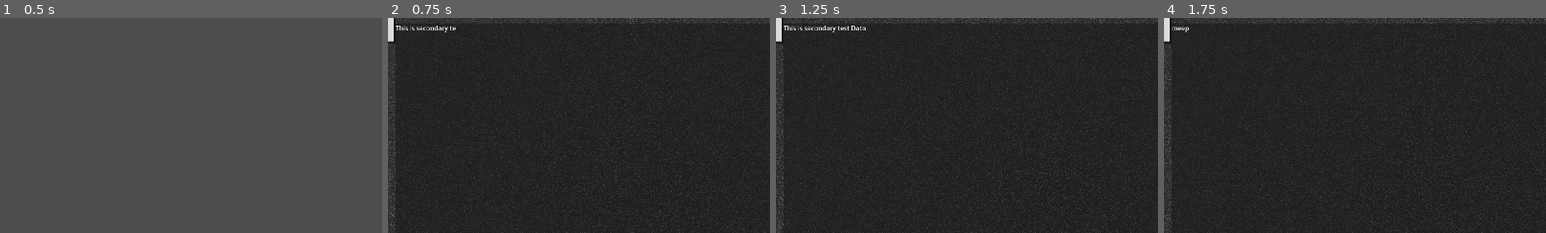
Above: before the commit, frames 1-4 (left to right).
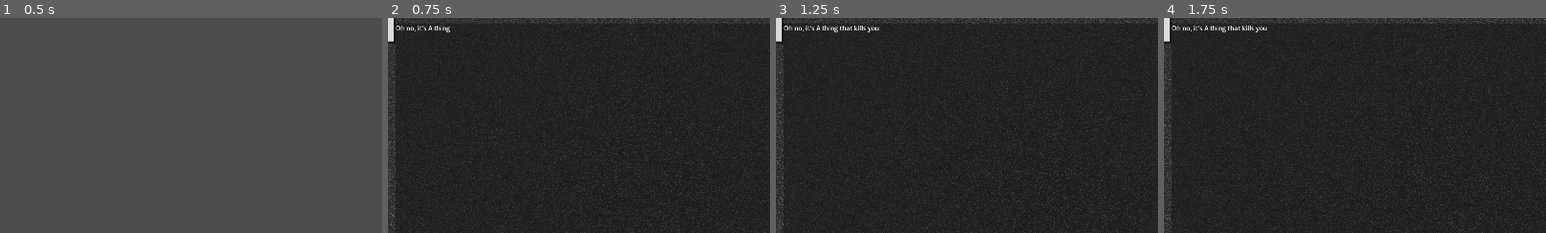
Above: after the commit, the same moments.

Repository: NepKitsuna/Project_Sp00k
Game: Godot game, scene res://Screens/Title_Scene.tscn
The game is run twice, just before and just after one commit, with the same random seed, the same clock (stepped at 60 frames per second) and the same inputs. Video files are missing from this copy of the repository; at most half a second of black plays in their place.
Inputs:
- Up to frame 1 (0.5 s): no input
- Up to frame 2 (0.75 s): click "Play" at 0.5 s
- Up to frame 3 (1.25 s): no input
- Up to frame 4 (1.75 s): click "Next" at 1.25 s
The pictures show only the part of the screen within x 15-65%, y 8-58%; the shares and areas given below are measured in that part.

Frame 1 is identical in both runs. In frame 2, 0.2% of the frame differs, in the area x 2-18%, y 3-7%; in frame 3, 0.3%; in frame 4, 0.3%, in the area x 2-27%, y 3-7%.

Commit message:
Disabled scpType. Removed faulty math for scpRoom chances.

Diff:
--- a/Scripts/GameLogic.gd
+++ b/Scripts/GameLogic.gd
@@ -34,6 +34,10 @@
 	pass
 
 func _process(delta):
+
+	#Debuging Quick Quit Key
+	if Input.is_key_pressed(KEY_B):
+		get_tree().quit()
 
 	if !roomCurrent.rSCP:
 		#do nothing
@@ -96,7 +100,7 @@
 class SCP:
 
 	var scpID = 000
-	var scpType = ""
+	#var scpType = "UNKNOWN" - Unsure what this was for. Seemingly Unused...
 	var scpClass = "#NULL"
 	var scpEntry = "Internal system error: Field undefined. Please contact system administrator. Internal system error: Field undefined. Please contact system administrator. InteRиαl Sуѕtєм ERяяσя: FïëlÐ ünÐëƒïnëÐ. ρĿєДšє ςόЛţДςţ šΫšţєΜMMMMMMMMMMMM^@#$@!^&&%**$*%^*%^%^"
 	var weight = 0
@@ -106,8 +110,8 @@
 	func sawSCP():
 		seenSCP += 1
 		pass
-	func getType():
-		return scpType
+	#func getType():
+		#return scpType
 
 	#func roomLogic():
 
@@ -135,8 +139,11 @@
 func CreateRoom():
 	var newRoom = Room.new()
 
-	var emptyWeight = max(1, roomsVisited/max(1, emptySeen)) * 4
-	var safeWeight = max(1, roomsVisited/max(1, emptySeen))
+	var emptyWeight = 0
+	var safeWeight = 0
+
+	#var emptyWeight = max(1, roomsVisited/max(1, emptySeen)) * 4
+	#var safeWeight = max(1, roomsVisited/max(1, emptySeen))
 	#Weight of highest SCP weight
 	var hNum = 0
 	var tempSCP
@@ -157,6 +164,9 @@
 		newRoom.B2Text = "..."
 		newRoom.B3Text = "..."
 		newRoom.B4Text = "..."
+		emptySeen += 1
+
+	roomsVisited += 1
 	roomCurrent = newRoom
 
 	pass
